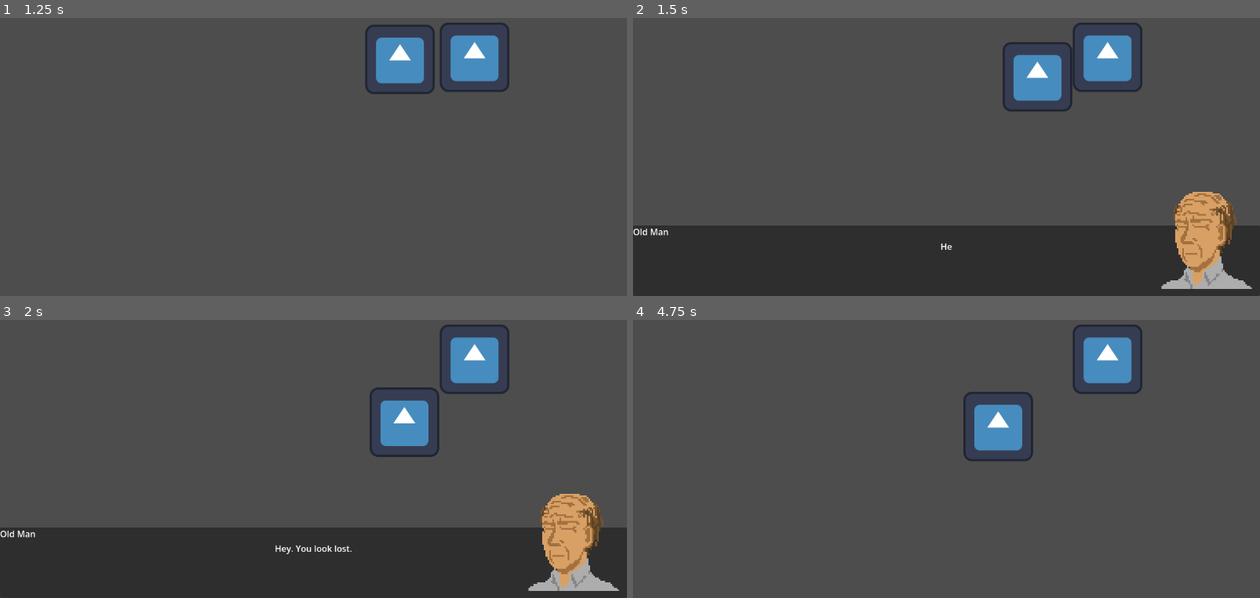
Above: before the commit, frames 1-4 (two rows, left to right).
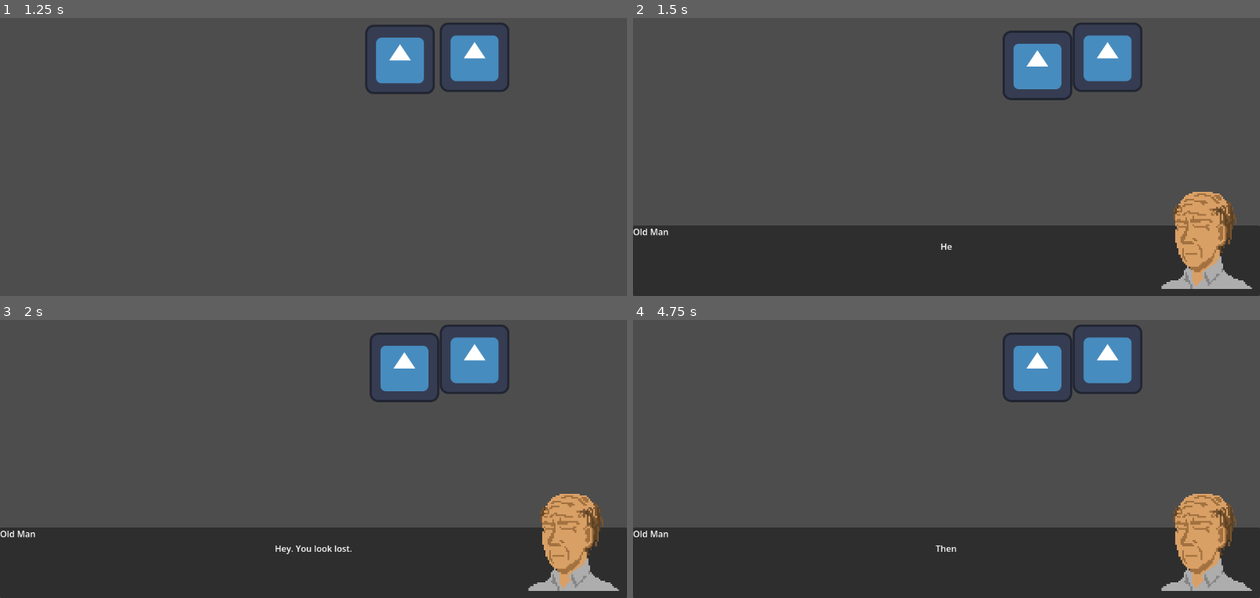
Above: after the commit, the same moments.

Repository: AtillaAkbulut/Godot-Dialogue-Framework
Game: Godot game, scene res://demo_scene.tscn
Two runs of this game, one before a commit and one after it. Both use one fixed random seed, a clock stepped at 60 frames per second and the inputs below. The project has no main scene, so this scene is started directly. The engine's default icon, where the game draws it, is replaced by a stand-in: a white triangle on a blue panel in a dark square.
Inputs:
- Up to frame 1 (1.25 s): tap Enter (ui_accept) at 0.5, 0.77 s; hold D (right) from 0.53 s (still down); hold E (interact) from 0.53 s (still down)
- Up to frame 2 (1.5 s): release D (right) at 1.28 s; release E (interact) at 1.28 s; hold S (down) from 1.28 s (still down); tap E (interact) at 1.35 s
- Up to frame 3 (2 s): keep holding S (down); tap Enter (ui_accept) at 1.52 s
- Up to frame 4 (4.75 s): release S (down) at 2.03 s; hold D (right) 2.03-2.78 s; hold E (interact) 2.03-2.78 s; hold Up (ui_up) 2.78-3.53 s; tap E (interact) at 2.85, 4.35 s; tap Enter (ui_accept) at 3.02, 3.77, 4.52 s; hold E (interact) 3.53-4.28 s; hold A (left) from 3.53 s (still down)

Frame 1 is identical in both runs. In frame 2, 1.2% of the frame differs, in the area x 58-71%, y 4-34%; in frame 3, 3.0%; in frame 4, 29%, in the area x 0-100%, y 4-100%.

Commit message:
refactor: add dialogue node and data models

Diff:
--- a/demo/demo_npc.tscn
+++ b/demo/demo_npc.tscn
@@ -21,4 +21,3 @@
 script = ExtResource("2_t60mo")
 dialogue_file = "res://dialogue/dialogue_example.json"
 start_node = null
-lock_movement = false
--- /dev/null
+++ b/dialogue/dialogue_data.gd
@@ -0,0 +1,22 @@
+extends RefCounted
+class_name DialogueData
+
+var speaker: DialogueSpeaker = null
+var start_node_id: String = ""
+var nodes: Dictionary = {}
+
+func _init(
+	_speaker: DialogueSpeaker = null,
+	_start_node_id: String = "",
+	_nodes: Dictionary = {}
+) -> void:
+	speaker = _speaker
+	start_node_id = _start_node_id
+	nodes = _nodes
+
+func get_node_by_id(node_id: String) -> DialogueNode:
+	if not nodes.has(node_id):
+		push_error("Dialogue node not found: " + node_id)
+		return null
+
+	return nodes[node_id]
--- /dev/null
+++ b/dialogue/dialogue_node.gd
@@ -0,0 +1,24 @@
+extends RefCounted
+class_name DialogueNode
+
+var id: String = ""
+var text: String = ""
+var next_node_id: String = ""
+var choices: Array = []
+var end: bool = false
+var event_id: String = ""
+
+func _init(
+	_id: String = "",
+	_text: String = "",
+	_next_node_id: String = "",
+	_choices: Array = [],
+	_end: bool = false,
+	_event_id: String = ""
+) -> void:
+	id = _id
+	text = _text
+	next_node_id = _next_node_id
+	choices = _choices
+	end = _end
+	event_id = _event_id
Not shown, added: dialogue/dialogue_data.gd.uid
Not shown, added: dialogue/dialogue_node.gd.uid
